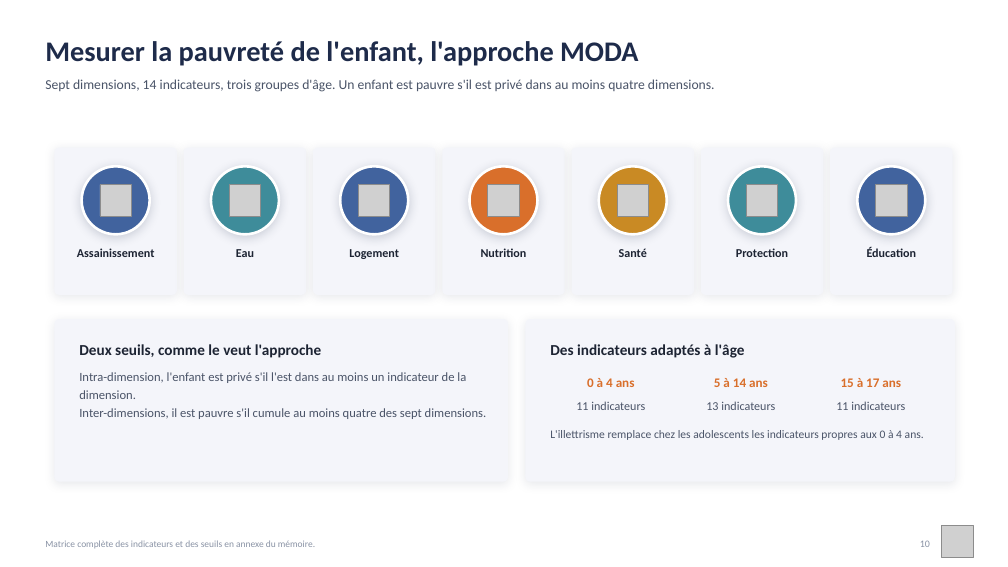
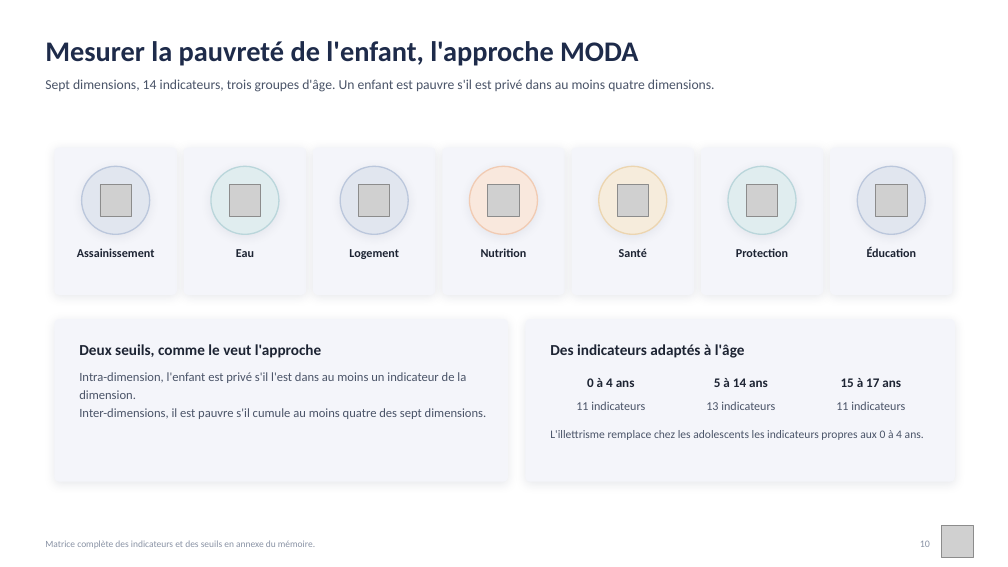
Before and after one commit to JODRAFF9/MEMOIRE, a slide deck: slide 10 of infographie/presentation_infographique.pptx. Drawn at 1008x567 pixels with LibreOffice and Linux fonts; fonts in the diff are those of the drawing; grey boxes stand for pictures. Boxes give left, top, right and bottom in pixels: in the first picture for what was removed or moved away, otherwise in the second. Text is boxed around its words. In the diff, an @@ line names an element or a change of style, - is before the commit and + after.

```diff
--- a/infographie/presentation_infographique.pptx
+++ b/infographie/presentation_infographique.pptx
@@ ellipse at (211, 166, 279, 234): fill #3E8C9A to #E0EDEF; outline #FFFFFF 2.5 pt to #BAD6DB 1.25 pt; shadow changed @@
@@ ellipse at (470, 166, 538, 234): fill #D96F2B to #F9E8DD; outline #FFFFFF 2.5 pt to #F1CBB3 1.25 pt; shadow changed @@
@@ ellipse at (599, 166, 667, 234): fill #C98A24 to #F6ECDC; outline #FFFFFF 2.5 pt to #ECD5B0 1.25 pt; shadow changed @@
@@ ellipse at (728, 166, 796, 234): fill #3E8C9A to #E0EDEF; outline #FFFFFF 2.5 pt to #BAD6DB 1.25 pt; shadow changed @@
@@ fill #41639E to #E1E6EF; outline #FFFFFF 2.5 pt to #BBC7DC 1.25 pt; shadow changed in 3 elements at (82, 166, 150, 234), (340, 166, 408, 234), (858, 166, 926, 234) @@
@@ text colour #D96F2B to #1D2433 in 3 elements at (587, 378, 635, 387), (714, 378, 768, 387), (841, 378, 901, 387) @@
```
Also in this commit, not shown: 15 other slides changed, 2 other files.
